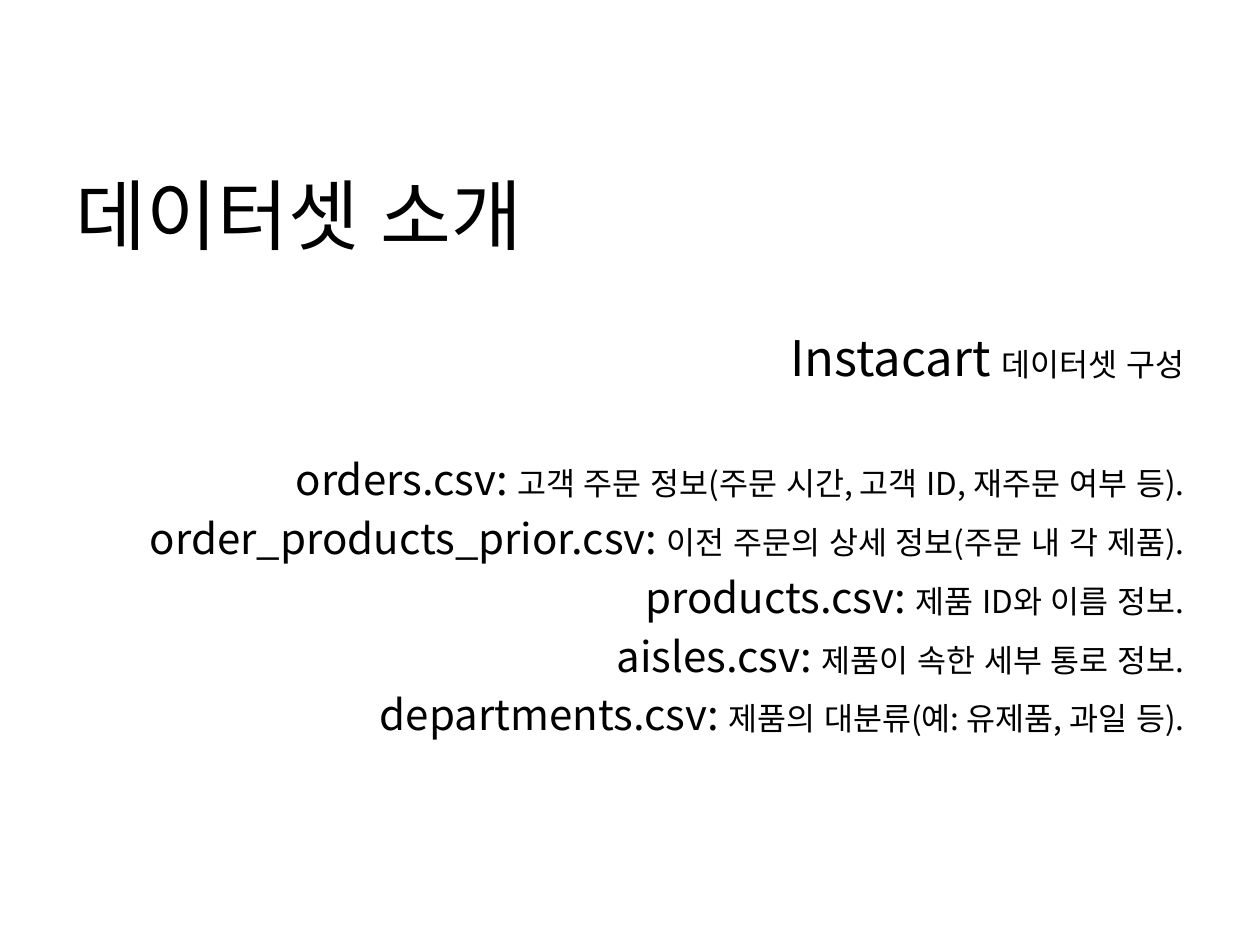
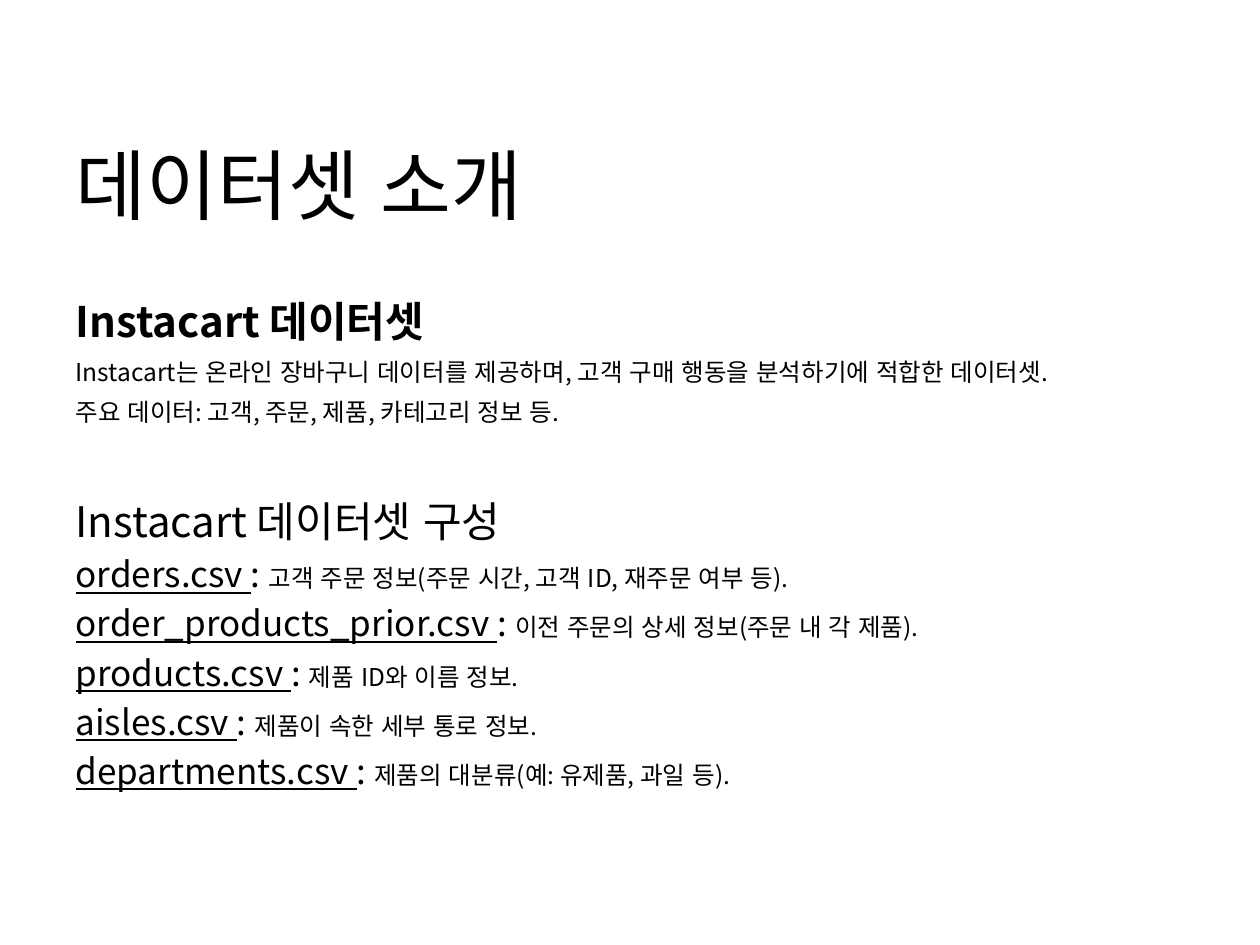
Before and after one commit to WasVelinn/1stPerSonalProjecT, a slide deck: slide 11 of 프레젠테이션1.pptx (slide 7 before the commit). Drawn at 1260x945 pixels with LibreOffice and Linux fonts; fonts in the diff are those of the drawing. Boxes give left, top, right and bottom in pixels: in the first picture for what was removed or moved away, otherwise in the second. Text is boxed around its words. In the diff, an @@ line names an element or a change of style, - is before the commit and + after.

```diff
--- a/프레젠테이션1.pptx
+++ b/프레젠테이션1.pptx
@@ title "데이터셋 소개": place and size @@
-title "데이터셋 소개" at [76, 180, 522, 250]
+title "데이터셋 소개" at [76, 150, 522, 220]
@@ text "Instacart 데이터셋": place and size @@
-text "Instacart 데이터셋" at [150, 340, 1185, 740]
+text "Instacart 데이터셋" at [76, 301, 1049, 792]
@@ text at [76, 301, 1049, 426]: paragraphs added @@
+Instacart 데이터셋
+Instacart는 온라인 장바구니 데이터를 제공하며, 고객 구매 행동을 분석하기에 적합한 데이터셋.
+주요 데이터: 고객, 주문, 제품, 카테고리 정보 등.
@@ text at [76, 502, 500, 541]: size 28 to 24 pt in "Instacart"; size 18 to 24 pt in "데이터셋 구성"; alignment right to left; line spacing 1 to 1.3 @@
@@ text at [76, 559, 919, 792]: text changed; size 18 to 14 pt @@
-orders.csv: 고객 주문 정보(주문 시간, 고객 ID, 재주문 여부 등).
-order_products_prior.csv: 이전 주문의 상세 정보(주문 내 각 제품).
-products.csv: 제품 ID와 이름 정보.
-aisles.csv: 제품이 속한 세부 통로 정보.
-departments.csv: 제품의 대분류(예: 유제품, 과일 등).
+orders.csv : 고객 주문 정보(주문 시간, 고객 ID, 재주문 여부 등).
+order_products_prior.csv : 이전 주문의 상세 정보(주문 내 각 제품).
+products.csv : 제품 ID와 이름 정보.
+aisles.csv : 제품이 속한 세부 통로 정보.
+departments.csv : 제품의 대분류(예: 유제품, 과일 등).
```
Also in this commit, not shown: 16 other slides changed, 10 slides added, 1 slide removed, 3 other files.
